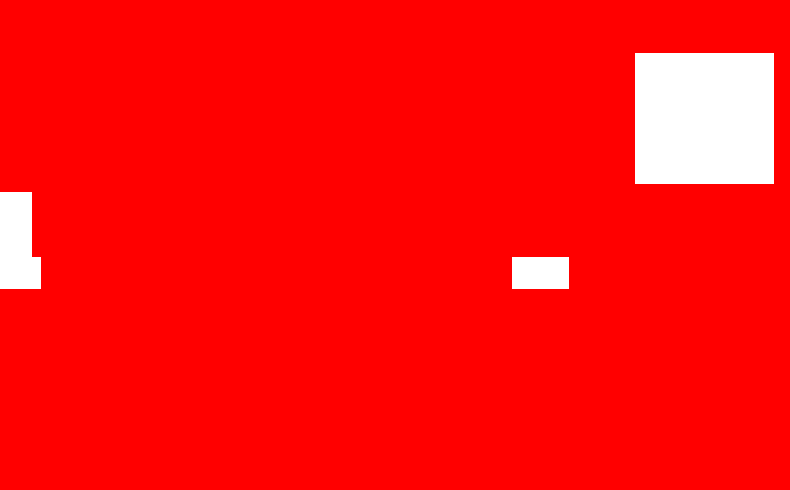
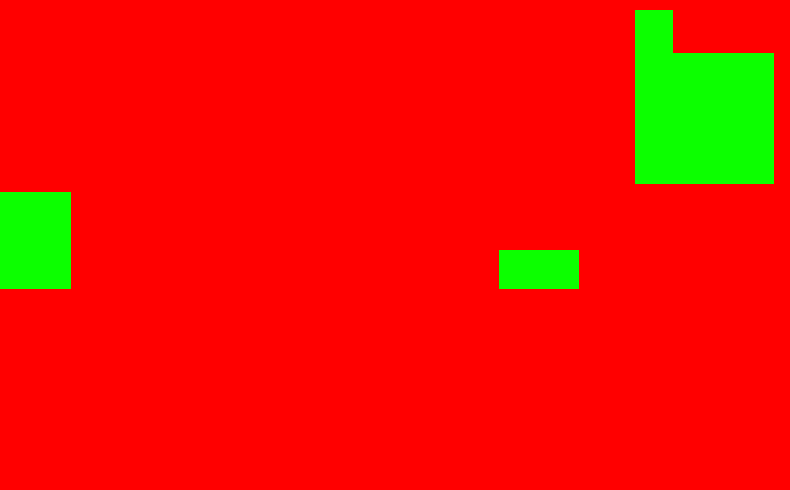
Layered file, before and after one edit (790x490). Changes by layer:
painted on "Capa 4" over [32,10,673,289]
showed "Capa 3" over [0,10,774,289]
